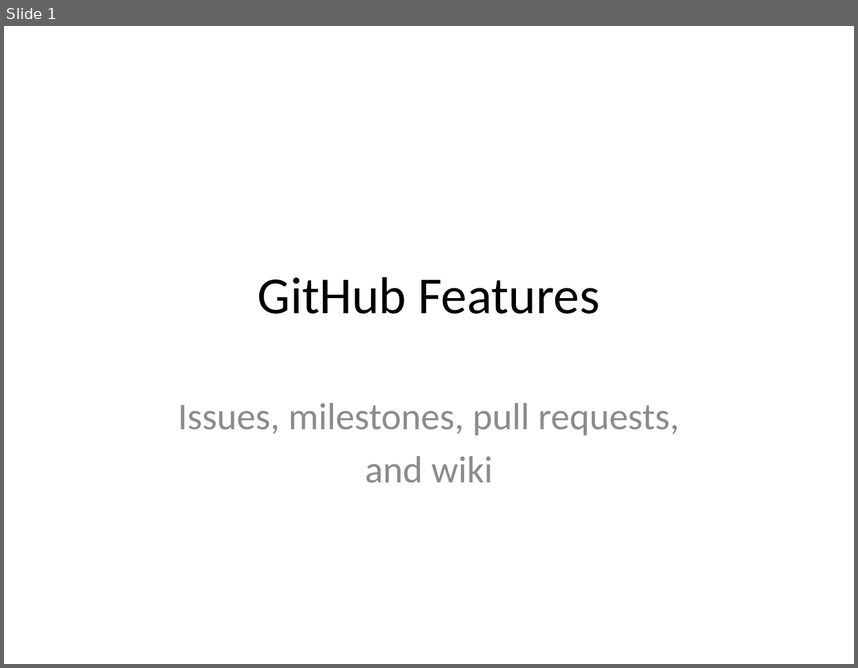
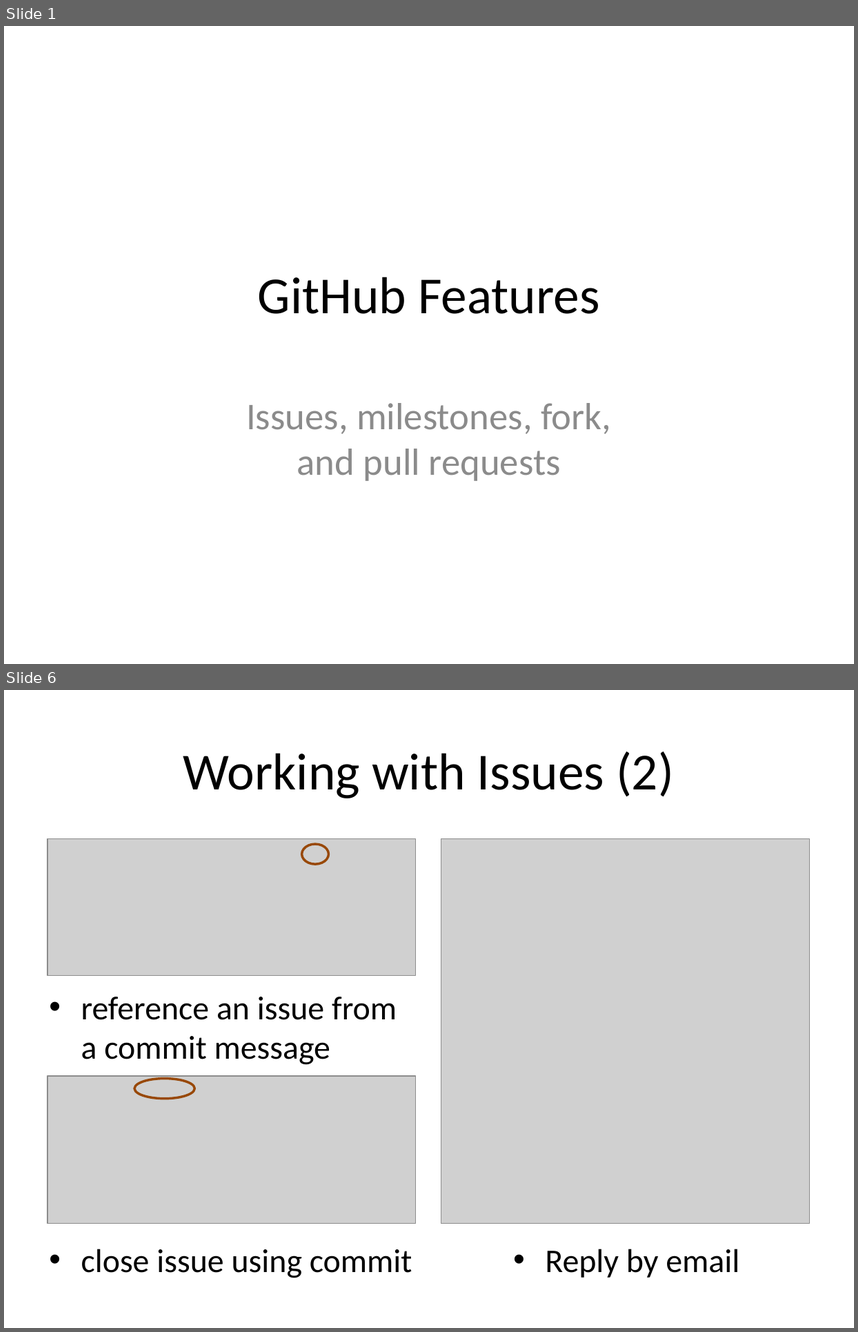
Before and after one commit to abergitdemo/git_demo, a slide deck: slides/github_features.pptx. Shown one above the other, each under a label of ours: slide 1 before the commit, slides 1 and 6 after it; the slides between them are not shown. The pictures are 858x668 and 858x1332 pixels, drawn with LibreOffice and Linux fonts; fonts in the diff are those of the drawing; grey boxes stand for pictures. Boxes give left, top, right and bottom in pixels: in the first picture for what was removed or moved away, otherwise in the second. Text is boxed around its words. In the diff, an @@ line names an element or a change of style, - is before the commit and + after.

```diff
--- a/slides/github_features.pptx
+++ b/slides/github_features.pptx
@@ slide 6 added at (4,690,854,1328), background #FFFFFF @@
@@ title added at (183,751,674,798), 44 pt, text #000000 @@
+Working with Issues (2)
@@ picture added at (47,839,415,975) @@
@@ ellipse added at (301,844,328,865), outline #984807 2 pt @@
@@ picture added at (441,839,809,1223) @@
@@ text added at (81,996,397,1065), 28 pt, text #000000 @@
+• reference an issue from a commit message
@@ picture added at (47,1076,415,1223) @@
@@ ellipse added at (135,1078,195,1099), outline #984807 2 pt @@
@@ text added at (81,1248,412,1278), 28 pt, text #000000 @@
+• close issue using commit
@@ text added at (545,1248,740,1277), 28 pt, text #000000 @@
+• Reply by email
@@ slide 1 changed as well @@
@@ subtitle at (246,403,611,481): text changed @@
-Issues, milestones, pull requests,
-and wiki
+Issues, milestones, fork,
+and pull requests
```
Also in this commit, not shown: 13 other slides added, 1 slide removed, 19 other files.
